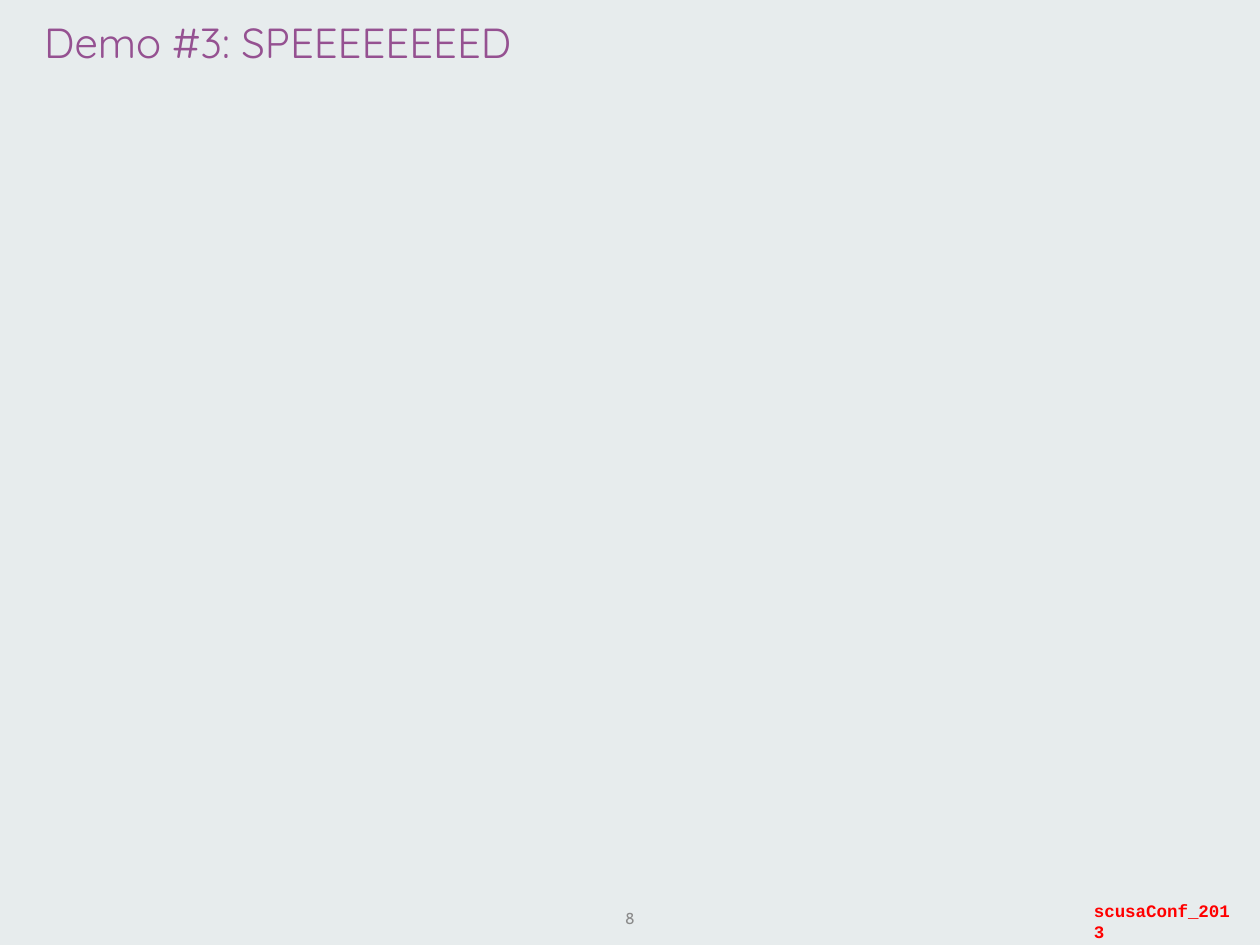
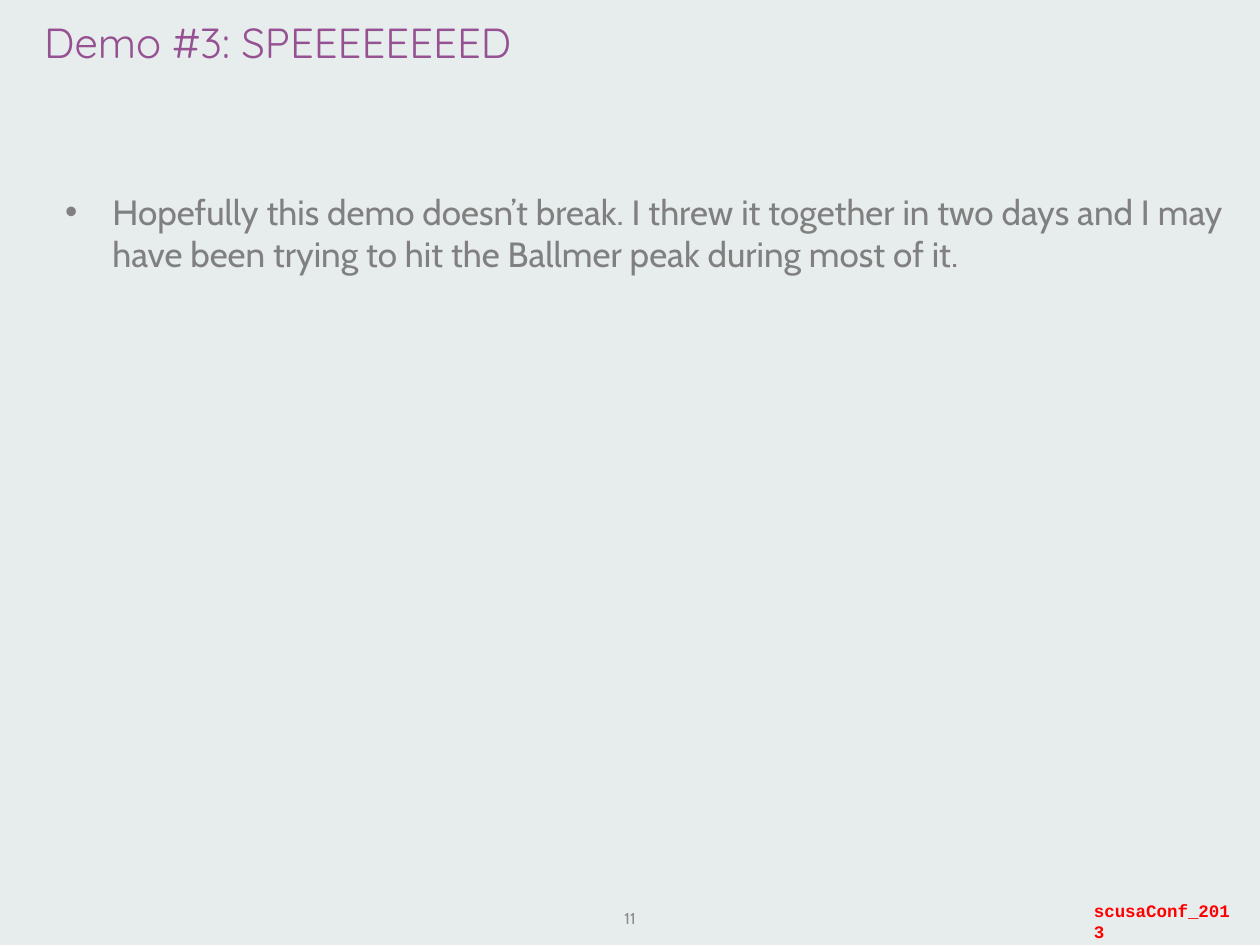
Before and after one commit to staticvoidmain/concurrency-demo, a slide deck: slide 11 of slides/scusaConf2013_concurrent.pptx (slide 8 before the commit). Drawn at 1260x945 pixels with LibreOffice and Linux fonts; fonts in the diff are those of the drawing; background and template pictures are left out. Boxes give left, top, right and bottom in pixels: in the first picture for what was removed or moved away, otherwise in the second. Text is boxed around its words. In the diff, an @@ line names an element or a change of style, - is before the commit and + after.

```diff
--- a/slides/scusaConf2013_concurrent.pptx
+++ b/slides/scusaConf2013_concurrent.pptx
@@ text added at [112, 199, 1223, 276], 20 pt, text #808080 @@
+• Hopefully this demo doesn’t break. I threw it together in two days and I may have been trying to hit the Ballmer peak during most of it.
@@ page number at [624, 913, 635, 924]: text changed @@
-8
+11
```
Also in this commit, not shown: 1 other slide changed, 3 slides added.
